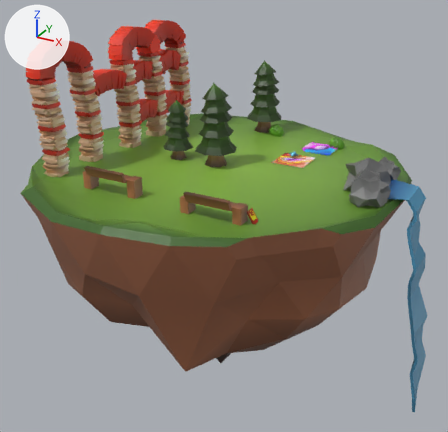
A saved change to the glTF model public/Isla.glb.
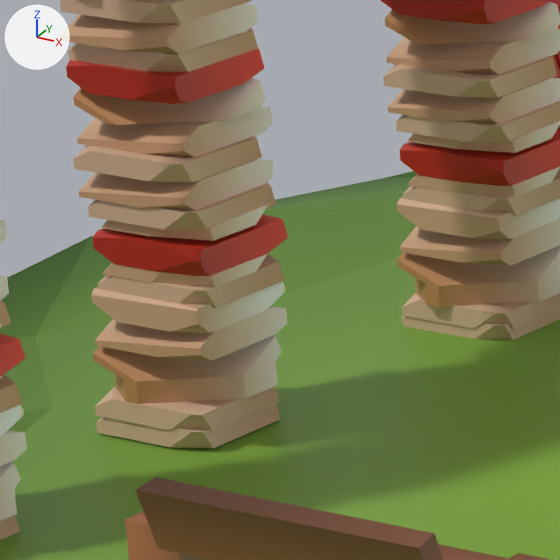
The first picture shows the older version from a 50 mm lens placed at (16.4, -28.9, 11.4), pointed at (0.6, -0.2, -3.0). The close-ups show the older and then the newer version on the part from 15% to 31% of the width and 24% to 41% of the height of that picture. Only the edits that show in the close-ups are written down. Arrows for +X, +Y and +Z are at upper left; the lights stay in place. Where no turn or scale is listed for an object, it has been applied to the vertices.
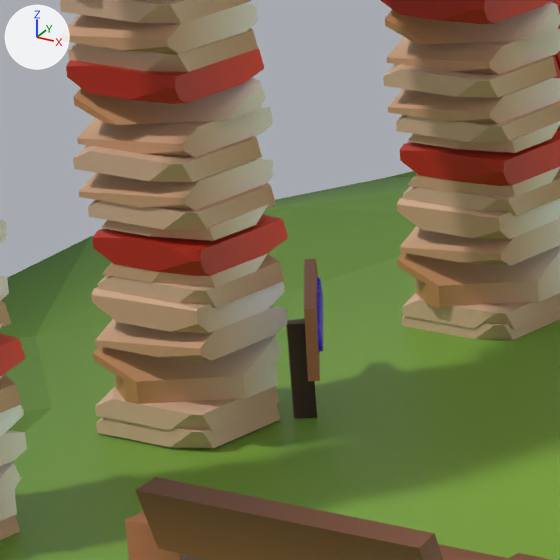
The edits, one by one:
Material 'Material Color Azul' (mat_material_color_azul) is new.
Its base color is (0.0571, 0.0158, 0.922) (blue #4422f6).
Its roughness is 0.279.
Mesh me_cube_001 is new.
It has 12 vertices, 20 faces and spans x -3.19..-1.87, y -0.21..1.41, z -1.4..-0.81.
It uses material mat_material (picture img_imphenziapalette01_256_gradient_png).
Mesh me_text is new.
It has 16140 vertices, 32256 faces and spans x -0.978..0.016, y -0.014..1.206, z -0.041..0.149.
It uses material mat_material_color_azul (blue #4422f6).
Mesh me_cube is new.
It has 8 vertices, 12 faces and spans x -0.089..0.112, y -0.329..-0.128, z -0.431..0.431.
It uses material mat_material (picture img_imphenziapalette01_256_gradient_png).
Object 'Cube.122' (ob_cube_122) is new; it shows me_cube_001.
Its location is (-3.527, -2.585, 1.918).
Object 'Texto albarregas' (ob_texto_albarregas) is new; it shows me_text.
Its location is (-5.489, -2.618, 0.741).
Object 'Cube.121' (ob_cube_121) is new; it shows me_cube.
Its location is (-6.071, -1.9, 0.317).

Pixel boxes (x1, y1, x2, y2) of what changed, in the close-ups (560 x 560 px):
'Cube.121', added: after (286, 318, 317, 418)
'Cube.122', added (brown): after (304, 258, 320, 381)
'Texto albarregas', added (blue): after (317, 277, 323, 352)
